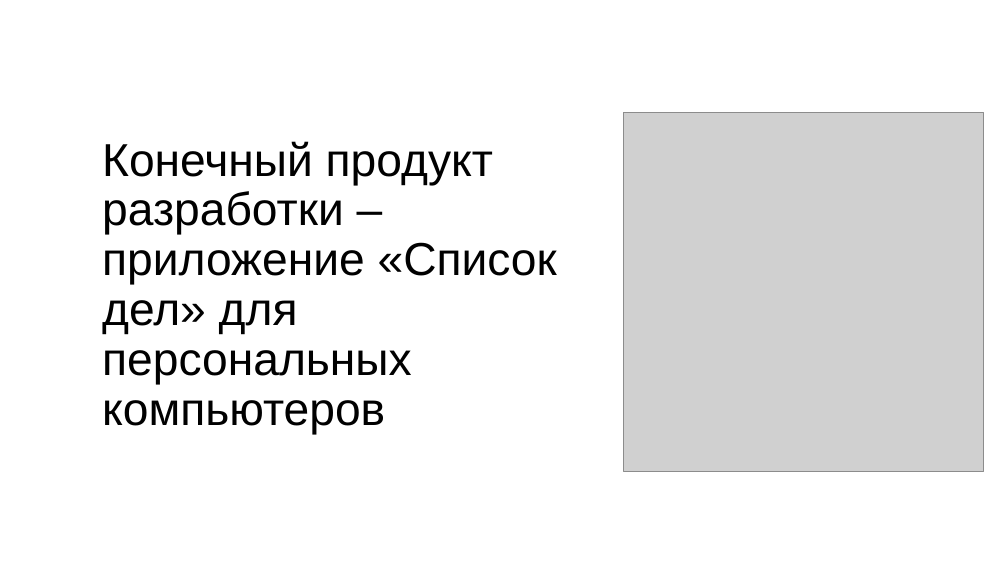
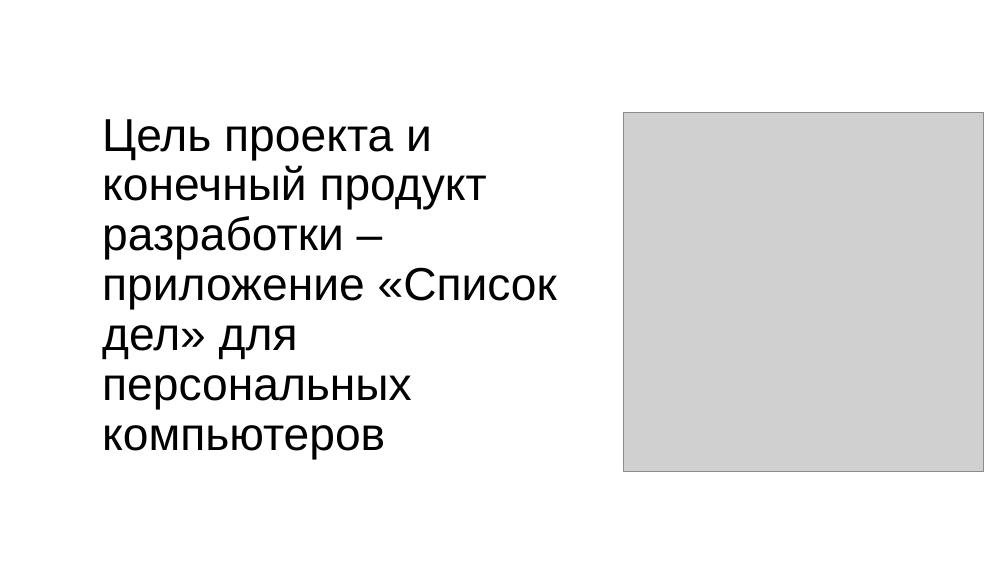
Before and after one commit to ShinyZero0/project, a slide deck: slide 2 of Melnik-Pavel-11A.pptx (slide 3 before the commit). Drawn at 1008x567 pixels with LibreOffice and Linux fonts; fonts in the diff are those of the drawing; grey boxes stand for pictures. Boxes give left, top, right and bottom in pixels: in the first picture for what was removed or moved away, otherwise in the second. Text is boxed around its words. In the diff, an @@ line names an element or a change of style, - is before the commit and + after.

```diff
--- a/Melnik-Pavel-11A.pptx
+++ b/Melnik-Pavel-11A.pptx
@@ title at [102, 119, 557, 460]: text changed @@
-Конечный продукт разработки – приложение «Список дел» для персональных компьютеров
+Цель проекта и конечный продукт разработки – приложение «Список дел» для персональных компьютеров
```
Also in this commit, not shown: 3 other slides changed, 12 slides added.
